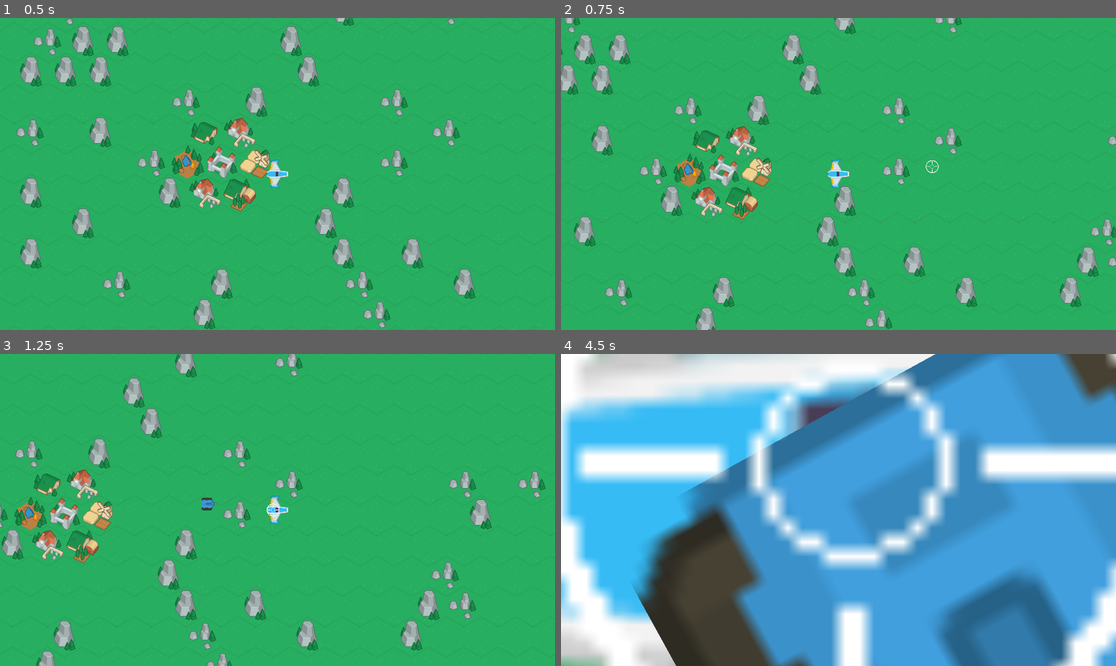
Above: before the commit, frames 1-4 (two rows, left to right).
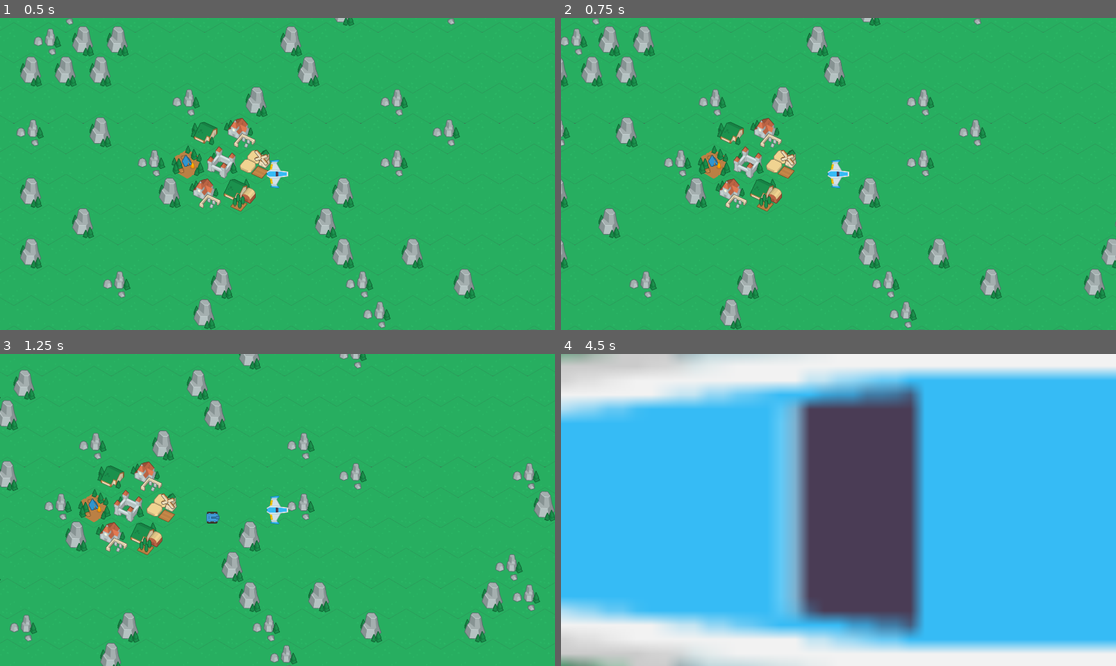
Above: after the commit, the same moments.

Repository: marleeeeeey/turret_commander
Game: Godot game, scene res://this/main.tscn
Same seed, same stepped clock (60 frames per second), same inputs: the game is played once before the commit and once after it.
Inputs (mouse positions are in pixels of both pictures, inside the frame that each line leads up to):
- Up to frame 1 (0.5 s): no input
- Up to frame 2 (0.75 s): tap Enter at 0.5 s; move the mouse to (960, 158) at 0.52 s; hold D (move_right) from 0.53 s (still down); tap Space (shoot) at 0.6 s; click (960, 158) at 0.67 s
- Up to frame 3 (1.25 s): keep holding D (move_right); tap R (spawn_turret) at 0.8 s
- Up to frame 4 (4.5 s): move the mouse to (727, 525) at 1.27 s; release D (move_right) at 1.28 s; hold S (move_down) 1.28-2.03 s; tap R (spawn_turret) at 1.35, 2.3, 2.85, 3.8 s; click (727, 525) at 1.42 s; tap Space (shoot) at 1.55, 2.1, 3.05 s; move the mouse to (894, 441) at 2.02 s; hold D (move_right) 2.03-2.78 s; click (894, 441) at 2.17 s; move the mouse to (810, 572) at 2.77 s; hold Up (move_up) 2.78-3.53 s; click (810, 572) at 2.92 s; move the mouse to (1005, 556) at 3.52 s; hold Mouse wheel up (zoom_in) 3.53-4.28 s; hold A (move_left) from 3.53 s (still down); click (1005, 556) at 3.67 s; move the mouse to (672, 463) at 4.27 s; tap Mouse wheel down (zoom_out) at 4.35 s; click (672, 463) at 4.42 s

Frame 1 is identical in both runs. In frame 2, 17% of the frame differs, in the area x 0-100%, y 0-100%; in frame 3, 16%; in frame 4, 78%.

Commit message:
Refactoring exports.

Diff:
--- a/common/scene_bullet/scene_bullet.gd
+++ b/common/scene_bullet/scene_bullet.gd
@@ -1,6 +1,6 @@
 extends Area2D
 
-@export var speed = 2500
+var speed = 2500
 
 
 func _physics_process(delta):
--- a/common/scene_debug_aim/debug_aim.gd
+++ b/common/scene_debug_aim/debug_aim.gd
@@ -1,7 +1,7 @@
 extends Sprite2D
 
-@export var debug_text = ""
-@export var show_text = false
+var debug_text = ""
+var show_text = false
 
 
 func _ready() -> void:
--- a/common/scene_enemy/enemy.gd
+++ b/common/scene_enemy/enemy.gd
@@ -1,7 +1,8 @@
 class_name Enemy extends CharacterBody2D
 
-@export var speed = 300.0
 @export var bullet_scene: PackedScene
+
+var speed = 700
 
 @onready var nav_agent: NavigationAgent2D = $NavigationAgent2D
 @onready var timer_nav_to_fort: Timer = $TimerNavToFort
--- a/common/scene_enemy/enemy.tscn
+++ b/common/scene_enemy/enemy.tscn
@@ -16,7 +16,6 @@
 collision_layer = 16
 collision_mask = 55
 script = ExtResource("1_ucxcd")
-speed = 700.0
 
 [node name="Sprite2D" type="Sprite2D" parent="."]
 modulate = Color(1, 0.05, 0.05, 1)
--- a/common/scene_spaceship/spaceship.gd
+++ b/common/scene_spaceship/spaceship.gd
@@ -1,14 +1,14 @@
 extends CharacterBody2D
 
-@export var speed = 600
-@export var show_debug_info = false
-@export var control_via_mouse_enabled = false
-@export var control_via_keys_enabled = true
 @export var bullet_scene: PackedScene
 @export var turret_scene: PackedScene
-@export var distance_to_spawn_turret_behind_player = 60
 @export var debug_aim_scene: PackedScene
 
+var speed = 600
+var show_debug_info = false
+var control_via_mouse_enabled = false
+var control_via_keys_enabled = true
+var distance_to_spawn_turret_behind_player = 60
 var last_global_direction = Vector2.AXIS_X
 
 
--- a/common/scene_spaceship/spaceship.tscn
+++ b/common/scene_spaceship/spaceship.tscn
@@ -14,8 +14,6 @@
 collision_layer = 32
 collision_mask = 57
 script = ExtResource("1_s06nx")
-show_debug_info = true
-control_via_mouse_enabled = true
 bullet_scene = ExtResource("2_3logv")
 turret_scene = ExtResource("3_xnaiw")
 debug_aim_scene = ExtResource("4_6beev")
--- a/common/scene_turret/turret.gd
+++ b/common/scene_turret/turret.gd
@@ -1,19 +1,15 @@
 class_name Turret extends StaticBody2D
 
 @export var bullet_scene: PackedScene
-@export var shooting_interval = 0.4
-@export var view_range = 500
-@export var deviation_rad = PI / 12
 
+var shooting_interval = 0.4
+var deviation_rad = PI / 12
 var target = null
 
 
 func _ready() -> void:
 	$ShootingTimer.wait_time = shooting_interval
 	$ShootingTimer.start()
-
-	var scan_circle: CircleShape2D = $EnemyScanArea/CollisionShape2D.shape
-	scan_circle.radius = view_range
 
 
 # Called every frame. 'delta' is the elapsed time since the previous frame.
@@ -25,7 +21,7 @@
 
 func _get_closest_target() -> Node2D:
 	var closest_target = null
-	var closest_dist = view_range
+	var closest_dist = INF
 	for body in $EnemyScanArea.get_overlapping_bodies():
 		if body.is_in_group("enemies"):
 			var dist = global_position.distance_to(body.global_position)
--- a/this/main.tscn
+++ b/this/main.tscn
@@ -46,8 +46,7 @@
 
 [node name="Spaceship" parent="NavigationRegion2D" instance=ExtResource("2_tmf0q")]
 position = Vector2(192, 0)
-speed = 800
-distance_to_spawn_turret_behind_player = 0
+debug_aim_scene = null
 
 [node name="FortArea" type="Area2D" parent="."]
 
